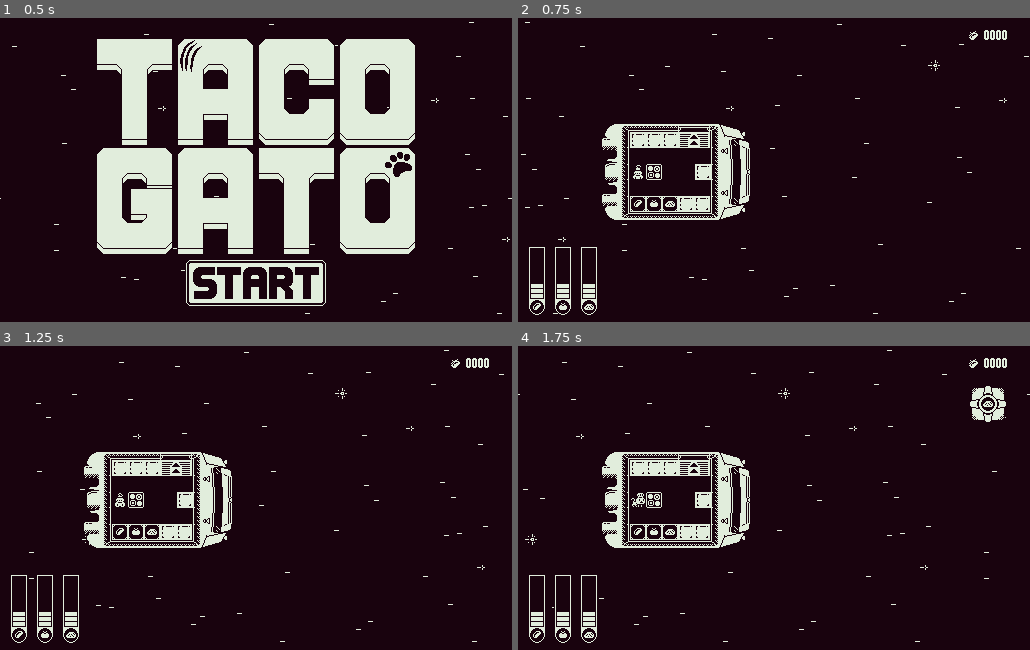
Above: before the commit, frames 1-4 (two rows, left to right).
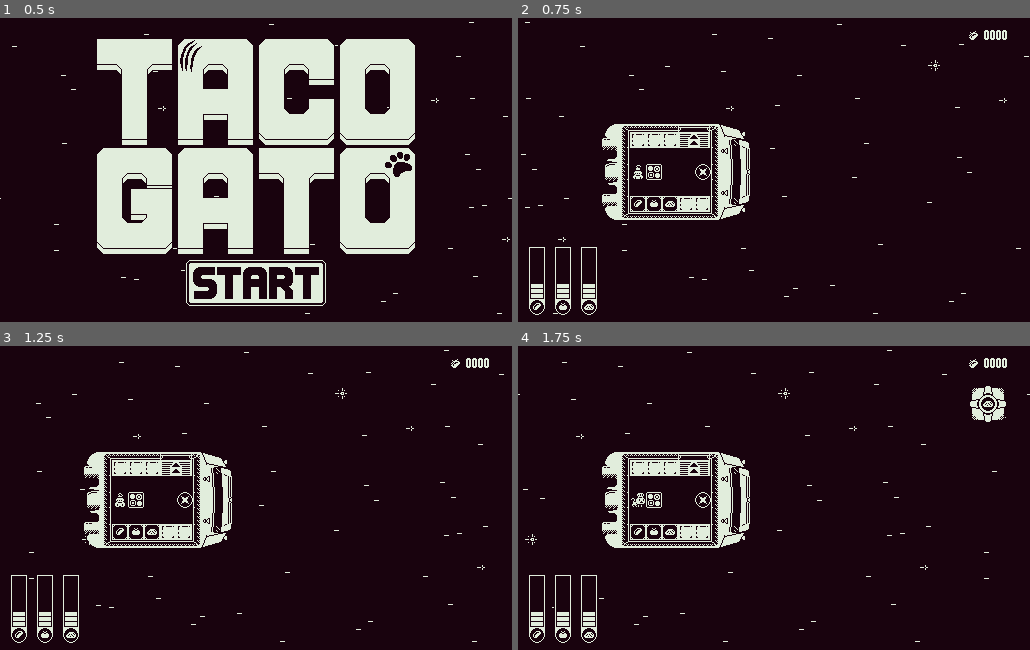
Above: after the commit, the same moments.

Repository: carlbleick/la-calori
Game: Godot game, scene res://Scenes/MainMenu.tscn
Two runs of this game, one before a commit and one after it. Both use one fixed random seed, a clock stepped at 60 frames per second and the inputs below.
Inputs (mouse positions are in pixels of both pictures, inside the frame that each line leads up to):
- Up to frame 1 (0.5 s): no input
- Up to frame 2 (0.75 s): click (774, 282) at 0.5 s
- Up to frame 3 (1.25 s): no input
- Up to frame 4 (1.75 s): hold D (right) from 1.28 s (still down); hold E (interact) from 1.28 s (still down)

Frame 1 is identical in both runs. In frame 2, 0.1% of the frame differs, in the area x 34-38%, y 48-54%; in frame 3, 0.1%; in frame 4, 0.1%.

Commit message:
update static sprite

Diff:
--- a/Scenes/KitchenAppliances/KitchenTrash.tscn
+++ b/Scenes/KitchenAppliances/KitchenTrash.tscn
@@ -1,7 +1,7 @@
 [gd_scene load_steps=4 format=3 uid="uid://8p1s46qm2s0o"]
 
 [ext_resource type="Script" path="res://Scenes/KitchenAppliances/KitchenTrash.gd" id="1_6ikmf"]
-[ext_resource type="Texture2D" uid="uid://6vi4dsl4si4" path="res://Assets/Sprites/kitchen-counter.png" id="2_6w3it"]
+[ext_resource type="Texture2D" uid="uid://ccadkpc1rnsw2" path="res://Assets/Sprites/bin.png" id="2_eweeq"]
 
 [sub_resource type="RectangleShape2D" id="RectangleShape2D_0tb4f"]
 size = Vector2(16, 16)
@@ -16,4 +16,4 @@
 
 [node name="Sprite2D" type="Sprite2D" parent="."]
 position = Vector2(-4.76837e-07, 0)
-texture = ExtResource("2_6w3it")
+texture = ExtResource("2_eweeq")
--- a/Scenes/SpaceIngredient/SpaceBomb.tscn
+++ b/Scenes/SpaceIngredient/SpaceBomb.tscn
@@ -1,10 +1,13 @@
 [gd_scene load_steps=3 format=3 uid="uid://bw8hu5k03l8qg"]
 
 [ext_resource type="PackedScene" uid="uid://c1p7ub1j42sbk" path="res://Scenes/SpaceIngredient/SpaceIngredient.tscn" id="1_nqful"]
-[ext_resource type="Texture2D" uid="uid://3vw2toxo716i" path="res://Assets/Sprites/hob.png" id="2_m032c"]
+[ext_resource type="Texture2D" uid="uid://7irkgyhmj8v1" path="res://Assets/Sprites/asteroid.png" id="2_k87b7"]
 
 [node name="SpaceIngredient" instance=ExtResource("1_nqful")]
 ingredient = 10
 
+[node name="CollisionShape2D" parent="." index="0"]
+position = Vector2(0, -0.5)
+
 [node name="Sprite" type="Sprite2D" parent="." index="1"]
-texture = ExtResource("2_m032c")
+texture = ExtResource("2_k87b7")
Not shown, added: Assets/Sprites/asteroid.png.import
Not shown, added: Assets/Sprites/coin1.png.import
Not shown, added: Assets/Sprites/coin10.png.import
Not shown, added: Assets/Sprites/coin11.png.import
Not shown, added: Assets/Sprites/coin2.png.import
Not shown, added: Assets/Sprites/coin3.png.import
Not shown, added: Assets/Sprites/coin4.png.import
Not shown, added: Assets/Sprites/coin5.png.import
Not shown, added: Assets/Sprites/coin6.png.import
Not shown, added: Assets/Sprites/coin7.png.import
Not shown, added: Assets/Sprites/coin8.png.import
Not shown, added: Assets/Sprites/coin9.png.import
(and 1 more such lines)
